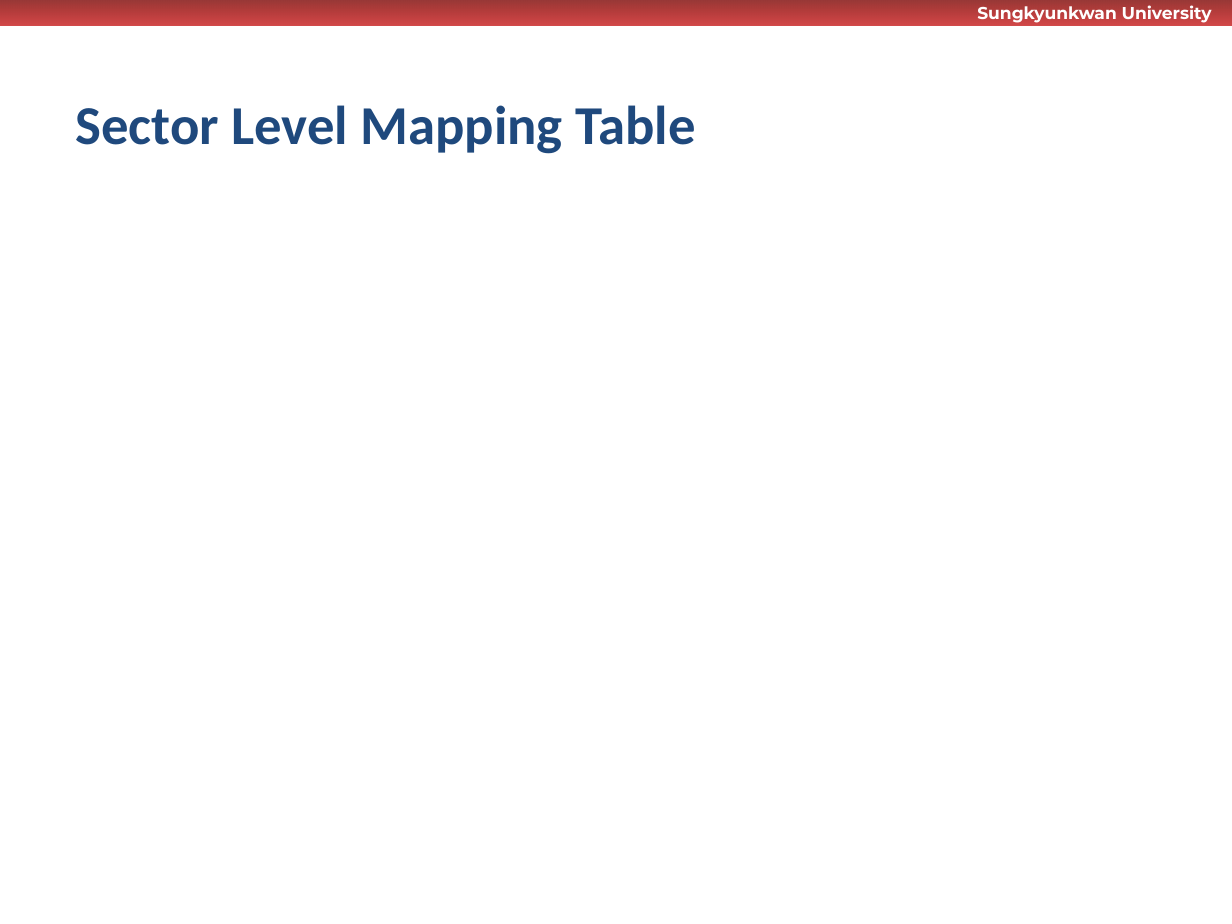
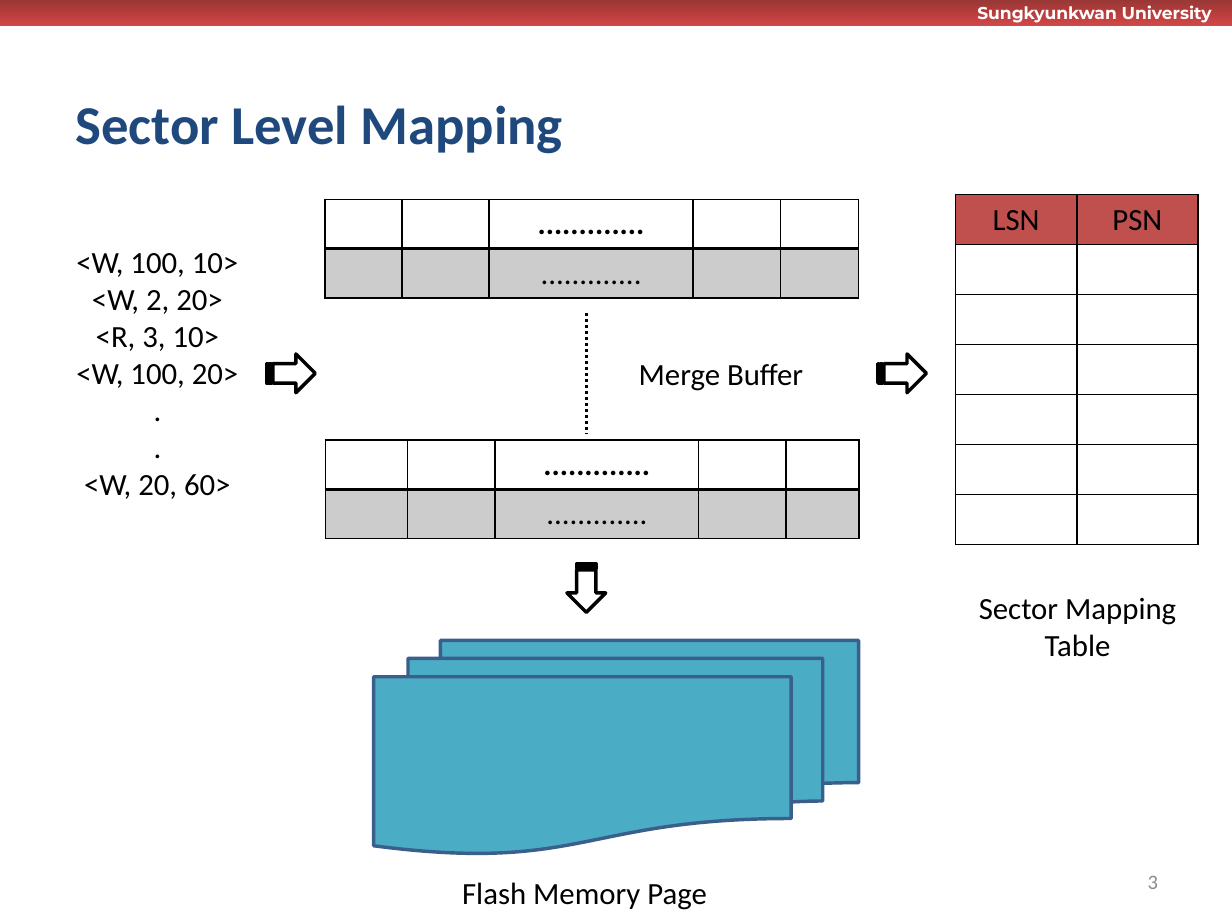
Before and after one commit to wurikiji/tutorial2-dev, a slide deck: slide 3 of docs/1차_완료_및_테스트.pptx. Drawn at 1232x924 pixels with LibreOffice and Linux fonts; fonts in the diff are those of the drawing; background and template pictures are left out. Boxes give left, top, right and bottom in pixels: in the first picture for what was removed or moved away, otherwise in the second. Text is boxed around its words. In the diff, an @@ line names an element or a change of style, - is before the commit and + after.

```diff
--- a/docs/1차_완료_및_테스트.pptx
+++ b/docs/1차_완료_및_테스트.pptx
@@ title at [75, 105, 563, 154]: text changed @@
-Sector Level Mapping Table
+Sector Level Mapping
@@ table added at [325, 200, 859, 298], 2 rows, 5 columns @@
+ |  | ............. |  | 
+ |  | ............. |  | 
@@ table added at [956, 195, 1198, 545], 7 rows, 2 columns @@
+LSN | PSN
+ | 
+ | 
+ | 
+ | 
+ | 
+ | 
@@ text added at [76, 253, 239, 499], 18 pt, text #000000 @@
+<W, 100, 10>
+<W, 2, 20>
+<R, 3, 10>
+<W, 100, 20>
+.
+.
+<W, 20, 60>
@@ line added from (586, 313) to (586, 434), #000000 1.75 pt dashed @@
@@ striped right arrow added at [267, 354, 315, 392], fill #FFFFFF, outline #000000 2 pt @@
@@ striped right arrow added at [878, 354, 926, 392], fill #FFFFFF, outline #000000 2 pt @@
@@ text added at [639, 363, 803, 391], 18 pt, text #000000 @@
+Merge Buffer
@@ table added at [325, 440, 859, 538], 2 rows, 5 columns @@
+ |  | ............. |  | 
+ |  | ............. |  | 
@@ striped right arrow added at [567, 564, 605, 612], fill #FFFFFF, outline #000000 2 pt @@
@@ text added at [979, 598, 1176, 657], 18 pt, text #000000 @@
+Sector Mapping
+Table
@@ flow chart multidocument added at [373, 641, 859, 854], fill #4BACC6, outline #3A5F8C 2 pt @@
@@ text added at [462, 882, 707, 910], 18 pt, text #000000 @@
+Flash Memory Page
@@ page number added at [1148, 876, 1158, 889], 12 pt, text #8C8C8C @@
+3
```
Also in this commit, not shown: 10 other slides changed, 6 slides added, 1 slide removed.
